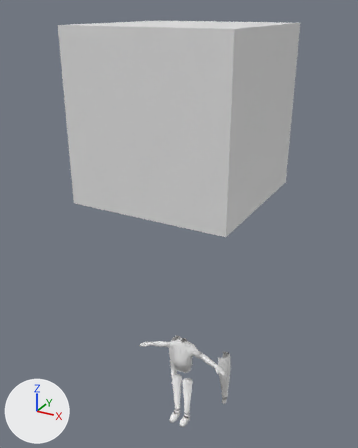
The Blender file cannon/source_assets/concepts/blaise.blend as it was, and as the next commit left it.
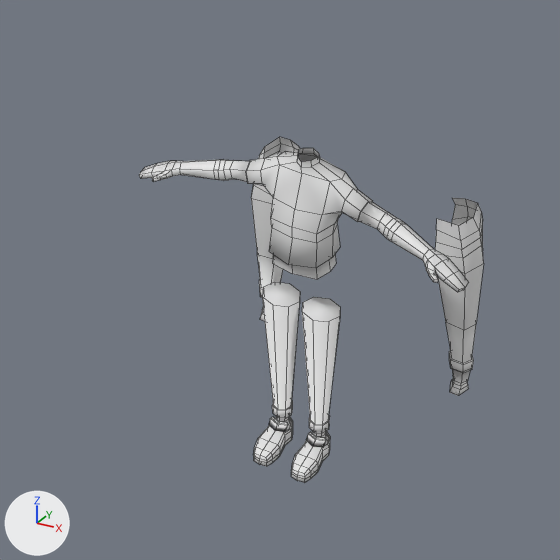
Each version is shown whole from a camera (50 mm lens) standing at (2.82, -5.29, 6.17) and looking at (-0.15, 0.09, 3.48), then close up on the part from 29% to 70% of the width and 67% to 100% of the height. The axes (+X, +Y, +Z) are drawn at lower left. The lights are the same throughout. The first two pictures are the older version. The close-ups show mesh edges as thin lines.

Script lines for the objects in view, before the commit:
```python
me_cylinder_001 = bpy.data.meshes.new('Cylinder.001')
me_cylinder_001.from_pydata(...)  # 388 vertices, 356 faces; spans x 0.0..0.721, y -0.264..0.622, z 0.275..1.703
# before: 1 (0.133, 0.038, 1.629) at pixel (345, 171), 118 (0.0, 0.023, 1.703) at pixel (313, 148), 122 (0.0, -0.075, 1.703) at pixel (301, 161)
# before: 8 (0.1, -0.13, 1.389) at pixel (316, 243), 9 (0.0, -0.149, 1.389) at pixel (292, 237), 23 (0.0, -0.179, 1.282) at pixel (288, 264), 77 (0.123, -0.009, 1.211) at pixel (336, 263), 78 (0.125, -0.064, 1.211) at pixel (330, 271)
# before: 79 (0.101, -0.129, 1.211) at pixel (316, 279), 80 (0.0, -0.145, 1.211) at pixel (292, 273), 81 (0.0, 0.016, 1.211)
ob_cylinder = bpy.data.objects.new('Cylinder', me_cylinder_001)
ob_cylinder.location = (0.0, 0.0, 0.0)
_m = ob_cylinder.modifiers.new('Mirror', 'MIRROR')
```
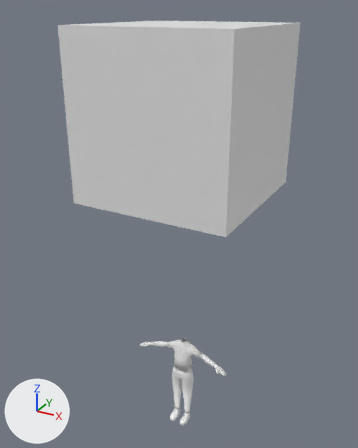
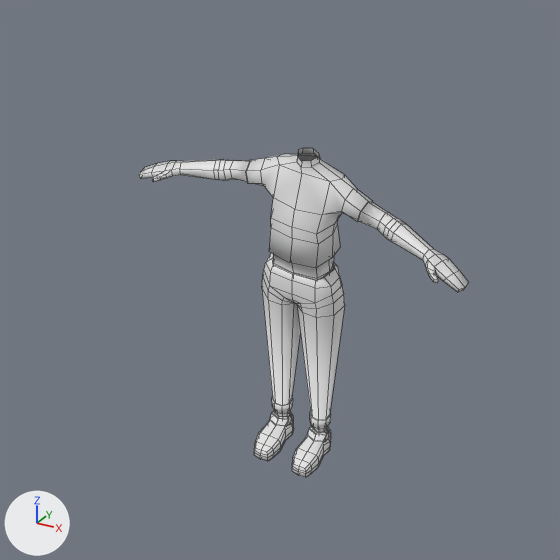
Boxes (x1, y1, x2, y2) around the edits, measured in the close-ups (560 x 560 px; the box of a moved part takes in the faces that stretch with it):
'Cylinder', reshaped
    before: (139, 137, 484, 482)
    after: (139, 148, 468, 477)
part 1 of me_cylinder_001, moved or reshaped
    before: (254, 416, 330, 482)
    after: (254, 411, 331, 477)
part 2 of me_cylinder_001, rebuilt
    before: (262, 282, 340, 446)
    after: (262, 253, 345, 440)
part 3 of me_cylinder_001, deleted
    before: (251, 137, 484, 396)
part 4 of me_cylinder_001, moved or reshaped
    before: (267, 148, 357, 189)
    after: (268, 148, 357, 189)
part 5 of me_cylinder_001, cut back
    before: (269, 218, 336, 280)
    after: (269, 218, 335, 280)

Diff of the bpy script that builds the scene:
```diff
--- a/cannon/source_assets/concepts/blaise.blend.py
+++ b/cannon/source_assets/concepts/blaise.blend.py
@@ me_cylinder_001 @@
 # used by ob_cylinder; location = (0.0, 0.0, 0.0)
 # verts and faces of me_cylinder_001; kept vertices keep their numbers, new ones are numbered from 388
-me_cylinder_001.from_pydata(...)  # 388 vertices, 356 faces; spans x 0.0..0.721, y -0.264..0.622, z 0.275..1.703
+me_cylinder_001.from_pydata(...)  # 353 vertices, 324 faces; spans x 0.0..0.721, y -0.258..0.072, z 0.298..1.703
+# me_cylinder_001 part 1: the loose piece of 104 vertices spanning x 0.037..0.141, y -0.264..-0.02, z 0.275..0.372 is moved by (0.0, 0.006, 0.023)
+# me_cylinder_001 part 2: the loose piece of 72 vertices spanning x 0.006..0.176, y -0.143..0.0, z 0.31..1.016 is rebuilt with 116 vertices and now spans x 0.0..0.175, y -0.147..0.035, z 0.333..1.208
+# me_cylinder_001 part 3: the loose piece of 84 vertices spanning x 0.363..0.546, y 0.405..0.622, z 0.322..1.223 is deleted
+# me_cylinder_001 part 4
+verts[1] = (0.133, 0.032, 1.621)  # moved, pixel (344, 174)
+verts[118] = (0.0, 0.02, 1.703)  # moved, pixel (312, 148)
+verts[122] = (0.0, -0.071, 1.703)  # moved, pixel (301, 161)
+# me_cylinder_001 part 5
+verts[8] = (0.106, -0.131, 1.387)  # moved, pixel (318, 244)
+verts[9] = (0.0, -0.149, 1.387)  # moved, pixel (292, 238)
+verts[23] = (0.0, -0.167, 1.282)  # moved, pixel (289, 262)
+verts[77] = (0.114, -0.016, 1.211)  # moved, pixel (333, 264)
+verts[78] = (0.121, -0.064, 1.211)  # moved, pixel (329, 271)
+verts[79] = (0.098, -0.125, 1.211)  # moved, pixel (316, 278)
+verts[80] = (0.0, -0.14, 1.211)  # moved, pixel (293, 272)
+verts[81] = (0.0, 0.011, 1.211)  # moved
+for new, old in zip([*range(388, 392)], [*range(78, 82)]): verts[new] = verts[old] + (0.0, 0.0, -0.06)
+verts[392] = (0.119, -0.012, 1.151)
+faces += [(78, 388, 389, 79), (77, 81, 391, 392), (79, 389, 390, 80), (77, 392, 388, 78)]
```
